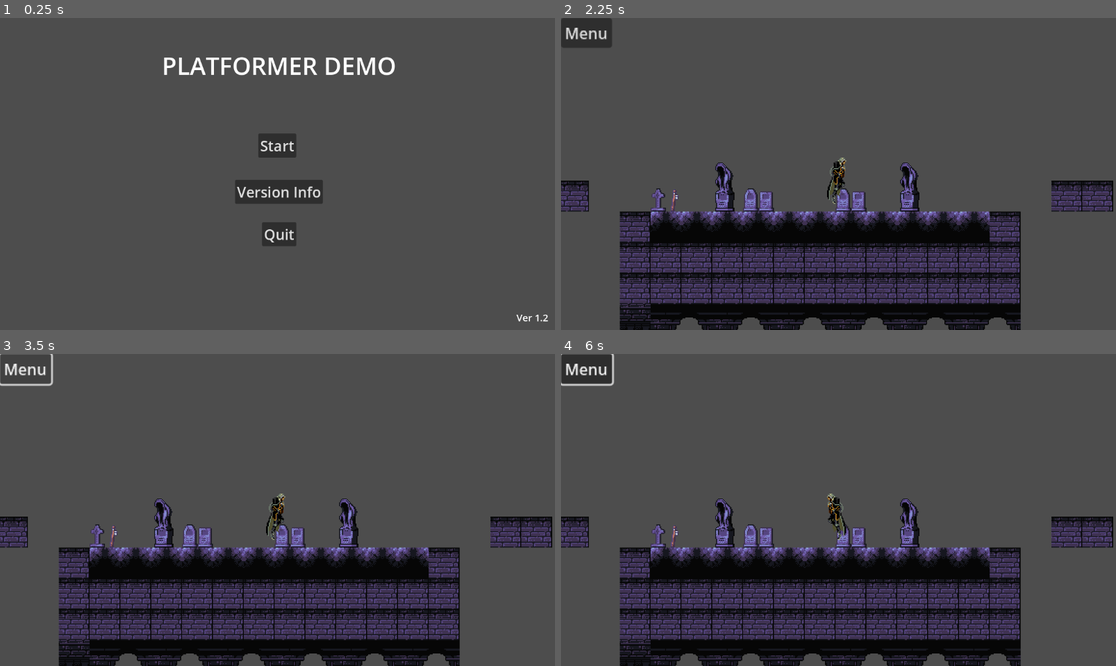
Above: before the commit, frames 1-4 (two rows, left to right).
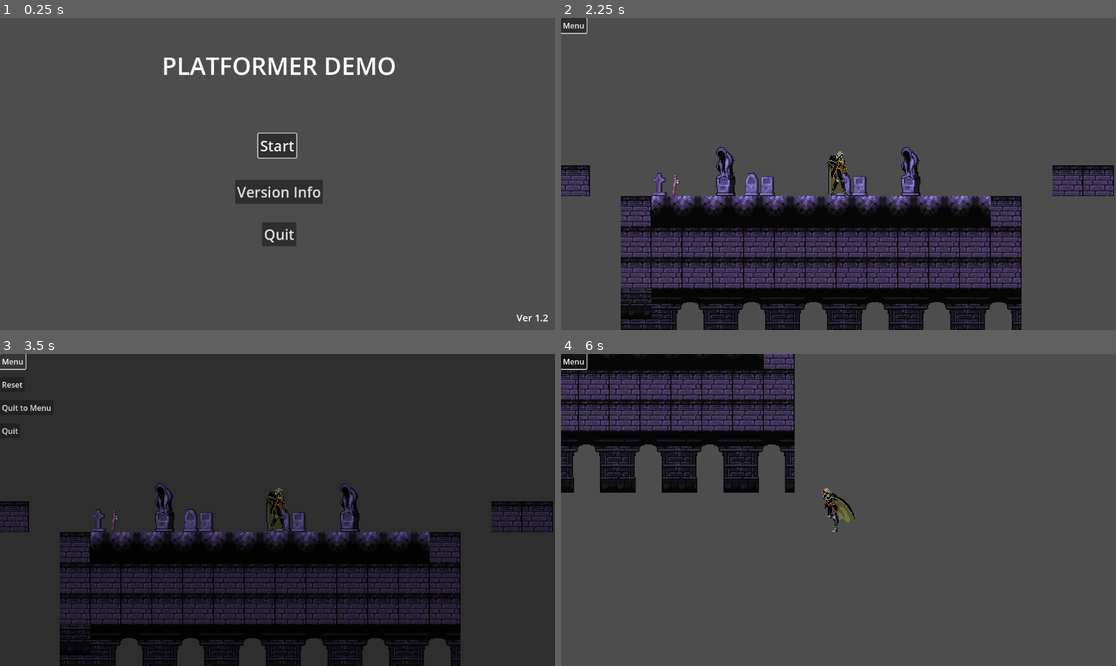
Above: after the commit, the same moments.

Repository: Calynixion/Gamedev
Game: Godot game, scene res://menu.tscn
The game is run twice, just before and just after one commit, with the same random seed, the same clock (stepped at 60 frames per second) and the same inputs.
Inputs (mouse positions are in pixels of both pictures, inside the frame that each line leads up to):
- Up to frame 1 (0.25 s): no input
- Up to frame 2 (2.25 s): click "Version Info" at 0.5 s; click "Back" at 1.25 s; click "Start" at 2 s
- Up to frame 3 (3.5 s): click "Menu" at 2.75 s
- Up to frame 4 (6 s): click (572, 385) at 3.5 s, where only the run after the commit has a clickable "Reset"; hold Right (move_right) 4.28-5.78 s; hold Left (move_left) from 5.78 s (still down)

The runs differ from the first frame. In frame 1, 0.1% of the frame differs, in the area x 46-54%, y 36-46%; in frame 2, 26%; in frame 3, 88%, in the area x 0-100%, y 0-100%; in frame 4, 45%.
Error before the commit: Invalid access to property or key 'current_animation' on a base object of type 'AnimatedSprite2D'. (res://player.gd:102)

Commit message:
Platformer Demo update to 1.2

Diff:
--- /dev/null
+++ b/projects/Platforrmer Demo Src/in_game_ui.gd
@@ -0,0 +1,40 @@
+extends Control
+
+var active = false
+
+func _ready():
+	$menu.grab_focus()
+
+func _on_menu_pressed():
+	if active == true:
+		active = false
+		$menu.grab_focus()
+	else:
+		active = true
+
+
+
+
+func _process(_delta):
+	if active == false:
+		$reset.hide()
+		$tint.hide()
+		$quit.hide()
+		$exit.hide()
+	if active == true:
+		$reset.show()
+		$tint.show()
+		$quit.show()
+		$exit.show()
+
+
+func _on_reset_pressed():
+	get_tree().reload_current_scene()
+
+
+func _on_quit_pressed():
+	get_tree().quit()
+
+
+func _on_exit_pressed():
+	get_tree().change_scene_to_file("res://menu.tscn")
--- a/projects/Platforrmer Demo Src/in_game_ui.tscn
+++ b/projects/Platforrmer Demo Src/in_game_ui.tscn
@@ -1,15 +1,58 @@
-[gd_scene format=3 uid="uid://c8xotji0tcgye"]
+[gd_scene load_steps=2 format=3 uid="uid://c8xotji0tcgye"]
+
+[ext_resource type="Script" path="res://in_game_ui.gd" id="1_ilynv"]
 
 [node name="in_game_ui" type="Control"]
 layout_mode = 3
-anchors_preset = 15
-anchor_right = 1.0
-anchor_bottom = 1.0
+anchor_right = 0.5
+anchor_bottom = 0.5
+offset_right = 576.0
+offset_bottom = 324.0
 grow_horizontal = 2
 grow_vertical = 2
+scale = Vector2(0.5, 0.5)
+script = ExtResource("1_ilynv")
 
-[node name="Button" type="Button" parent="."]
+[node name="tint" type="ColorRect" parent="."]
+layout_mode = 0
+offset_right = 1152.0
+offset_bottom = 656.0
+color = Color(0, 0, 0, 0.392157)
+
+[node name="reset" type="Button" parent="."]
+layout_mode = 0
+offset_top = 48.0
+offset_right = 38.0
+offset_bottom = 79.0
+focus_neighbor_top = NodePath("../menu")
+focus_neighbor_bottom = NodePath("../exit")
+text = "Reset"
+
+[node name="quit" type="Button" parent="."]
+layout_mode = 0
+offset_top = 144.0
+offset_right = 42.0
+offset_bottom = 175.0
+focus_neighbor_top = NodePath("../exit")
+text = "Quit"
+
+[node name="exit" type="Button" parent="."]
+layout_mode = 0
+offset_top = 96.0
+offset_right = 111.0
+offset_bottom = 127.0
+focus_neighbor_top = NodePath("../reset")
+focus_neighbor_bottom = NodePath("../quit")
+text = "Quit to Menu"
+
+[node name="menu" type="Button" parent="."]
 layout_mode = 0
 offset_right = 8.0
 offset_bottom = 8.0
+focus_neighbor_bottom = NodePath("../reset")
 text = "Menu"
+
+[connection signal="pressed" from="reset" to="." method="_on_reset_pressed"]
+[connection signal="pressed" from="quit" to="." method="_on_quit_pressed"]
+[connection signal="pressed" from="exit" to="." method="_on_exit_pressed"]
+[connection signal="pressed" from="menu" to="." method="_on_menu_pressed"]
--- a/projects/Platforrmer Demo Src/info.gd
+++ b/projects/Platforrmer Demo Src/info.gd
@@ -1,4 +1,6 @@
 extends Node2D
 
-func _on_button_pressed():
+func _ready():
+	$back.grab_focus()
+func _on_back_pressed():
 	get_tree().change_scene_to_file("res://menu.tscn")
--- a/projects/Platforrmer Demo Src/info.tscn
+++ b/projects/Platforrmer Demo Src/info.tscn
@@ -19,7 +19,7 @@
 Changed map and map tileset
 "
 
-[node name="Button" type="Button" parent="."]
+[node name="back" type="Button" parent="."]
 offset_left = 472.0
 offset_top = 504.0
 offset_right = 549.0
@@ -27,4 +27,4 @@
 theme_override_font_sizes/font_size = 30
 text = "Back"
 
-[connection signal="pressed" from="Button" to="." method="_on_button_pressed"]
+[connection signal="pressed" from="back" to="." method="_on_back_pressed"]
--- a/projects/Platforrmer Demo Src/main.tscn
+++ b/projects/Platforrmer Demo Src/main.tscn
@@ -1267,15 +1267,14 @@
 layer_0/tile_data = PackedInt32Array(131066, 65538, 7, 131067, 65538, 7, 131068, 65538, 7, 131069, 65538, 7, 131070, 65 …(1513 unchanged characters)…
 
 [node name="player" parent="." instance=ExtResource("1_2me8x")]
-position = Vector2(0, 0)
+position = Vector2(1, 5)
 metadata/_edit_group_ = true
 
 [node name="in_game_ui" parent="player" instance=ExtResource("5_fau4a")]
-offset_left = -286.0
-offset_top = -169.0
-offset_right = -286.0
-offset_bottom = -169.0
+offset_left = -288.0
+offset_top = -162.0
+offset_right = -288.0
+offset_bottom = -162.0
 
 [node name="Camera2D" type="Camera2D" parent="player"]
-position = Vector2(2, -7)
 zoom = Vector2(2, 2)
--- a/projects/Platforrmer Demo Src/menu.gd
+++ b/projects/Platforrmer Demo Src/menu.gd
@@ -1,5 +1,7 @@
 extends Node2D
 
+func _ready():
+	$Start.grab_focus()
 func _on_start_pressed():
 	get_tree().change_scene_to_file("res://main.tscn")
 
--- a/projects/Platforrmer Demo Src/menu.tscn
+++ b/projects/Platforrmer Demo Src/menu.tscn
@@ -10,6 +10,7 @@
 offset_top = 240.0
 offset_right = 615.0
 offset_bottom = 290.0
+focus_neighbor_bottom = NodePath("../Version")
 theme_override_font_sizes/font_size = 30
 text = "Start"
 
@@ -18,6 +19,7 @@
 offset_top = 424.0
 offset_right = 615.0
 offset_bottom = 474.0
+focus_neighbor_top = NodePath("../Version")
 theme_override_font_sizes/font_size = 30
 text = "Quit"
 
@@ -26,6 +28,8 @@
 offset_top = 336.0
 offset_right = 670.0
 offset_bottom = 386.0
+focus_neighbor_top = NodePath("../Start")
+focus_neighbor_bottom = NodePath("../Quit")
 theme_override_font_sizes/font_size = 30
 text = "Version Info"
 
--- /dev/null
+++ b/projects/Platforrmer Demo Src/menu_ex.gd
@@ -0,0 +1,11 @@
+extends Button
+
+
+# Called when the node enters the scene tree for the first time.
+func _ready():
+	pass # Replace with function body.
+
+
+# Called every frame. 'delta' is the elapsed time since the previous frame.
+func _process(delta):
+	pass
--- a/projects/Platforrmer Demo Src/player.gd
+++ b/projects/Platforrmer Demo Src/player.gd
@@ -1,12 +1,12 @@
 extends CharacterBody2D
-#todo: fix coyote time, add dash+wall jump, set animations
+#todo: add dash+wall jump, set animations
 
 #init variables
-@export var maxSpeed = 210
-@export var accel = 30
-@export var deccel = 40
+@export var maxSpeed = 200
+@export var accel = 1500
+@export var deccel = 2000
 
-@export var gravity = 20
+#@export var gravity = 20
 @export var fallSpeed = 600
 
 @export var jumpForce = -425
@@ -16,110 +16,67 @@
 
 @export var d_jumps = 1
 
+@onready var animated_sprite = $player_sprite
+
 var d_jump_count = 1
 var has_jumped = false
 var coyoteTimer = 0
+var gravity = ProjectSettings.get_setting("physics/2d/default_gravity")
 
-#builtin physics function, updates 60 times per second
-func _physics_process(_delta):
-
+func reset():
 	#reset jumps and timers
 	if is_on_floor():
 		d_jump_count = 0
 		coyoteTimer = 0
 		has_jumped = false
-
-	#apply gravity and set fall speed cap. Handle Variable jump timer and cap at max. Handle Coyoyte time
-	if !is_on_floor():
+func apply_gravity(delta):
+	#apply gravity and set fall speed cap. Handle Coyote timer
+	if not is_on_floor():
 		coyoteTimer += 1
-		velocity.y += gravity
+		velocity.y += gravity * delta
 		if velocity.y > fallSpeed:
 			velocity.y = fallSpeed
-
+func handle_jump():
 	#main jump + coyoteTime
 	if Input.is_action_just_pressed("jump") && (is_on_floor() or coyoteTimer <= coyoteTime) && has_jumped == false:
 		velocity.y = jumpForce
 		has_jumped = true
-
+	elif Input.is_action_just_released("jump") && !is_on_floor():
+		velocity.y = velocity.y * v_jump_min
 	#double jump
 	if Input.is_action_just_pressed("jump") && !is_on_floor() && coyoteTimer > coyoteTime:
 		if d_jump_count <= (d_jumps - 1):
 			velocity.y = d_jumpForce
 			d_jump_count += 1
+func handle_accel(axis, delta):
+	if axis != 0:
+		velocity.x = move_toward(velocity.x, maxSpeed * axis, accel * delta)
+	if axis < 0:
+		$player_sprite.flip_h = true
+func handle_deccel(axis, delta):
+	if axis == 0:
+		velocity.x = move_toward(velocity.x, 0, deccel * delta)
+func handle_animations(axis):
+	if axis > 0:
+		$player_sprite.flip_h = false
+	if axis < 0:
+		$player_sprite.flip_h = true
+	if axis == 0 && is_on_floor() == true:
+		$player_sprite.animation = "idle"
+	if (axis > 0 or axis < 0) && is_on_floor():
+		$player_sprite.animation = "walk"
+	$player_sprite.play()
 
-
-	#variable jump,
-	if Input.is_action_just_released("jump") && !is_on_floor():
-		velocity.y = velocity.y * v_jump_min
-		velocity.y += gravity
-		if velocity.y > fallSpeed:
-			velocity.y = fallSpeed
-
-	#Basic L and R below, commented out
-	#var h_direction = Input.get_axis("move_left", "move_right")
-	#velocity.x = maxSpeed * h_direction
-
-	#Main L and R
-	if Input.is_action_pressed("move_right"):
-		$player_sprite.flip_h = false
-		velocity.x += accel
-		if velocity.x >= maxSpeed:
-			velocity.x = maxSpeed
-
-	if Input.is_action_pressed("move_left"):
-		$player_sprite.flip_h = true
-		velocity.x -= accel
-		if velocity.x <= -maxSpeed:
-			velocity.x = -maxSpeed
-
-	#set deccelaration
-	if not Input.is_action_pressed("move_left") && velocity.x < 0:
-		velocity.x += deccel
-		if velocity.x > 0:
-			velocity.x = 0
-	if not Input.is_action_pressed("move_right") && velocity.x > 0:
-		velocity.x -= deccel
-		if velocity.x < 0:
-			velocity.x = 0
-
-	#Make character stand still
-	if velocity.x < 4 && velocity.x > -4 && not Input.is_action_pressed("move_left") && not Input.is_action_pressed("move_right"):
-		velocity.x = 0
-
-	#handle graphics
-
-	#ground idle
-	if is_on_floor() && not Input.is_action_pressed("move_left") && not Input.is_action_pressed("move_right"):
-		$player_sprite.animation = "idle"
-
-	#ground L and R
-	if Input.is_action_pressed("move_left") && is_on_floor():
-		$player_sprite.animation = "walk"
-	if Input.is_action_pressed("move_right") && is_on_floor():
-		$player_sprite.animation = "walk"
-
-	#jump + fall + d_jump
-	if !is_on_floor() && velocity.y > 0 && $player_sprite.current_animation != "fall":
-		$player_sprite.animation = "fall"
-	if !is_on_floor() && velocity.y <= 0 && $player_sprite.current_animation != "jump":
-		$player_sprite.animation = "jump"
-
-
-
-
-
-
-
-
-
-
-
-
-	#play animations only if a looping animation is active
-	if $player_sprite.animation != "jump" or "fall":
-		$player_sprite.play()
-
-	#apply changes and report values for debugging
+#builtin physics function, updates 60 times per second
+func _physics_process(delta):
+	reset()
+	apply_gravity(delta)
+	handle_jump()
+	var Input_axis = Input.get_axis("move_left", "move_right")
+	handle_accel(Input_axis, delta)
+	handle_deccel(Input_axis, delta)
+	handle_animations(Input_axis)
+	#apply physics and report values for debugging
 	move_and_slide()
 	print("velocity = " + str(velocity))
 	print("coyote time = " + str(coyoteTimer))
--- a/projects/Platforrmer Demo Src/project.godot
+++ b/projects/Platforrmer Demo Src/project.godot
@@ -17,6 +17,17 @@
 
 [input]
 
+ui_accept={
+"deadzone": 0.5,
+"events": [Object(InputEventKey,"resource_local_to_scene":false,"resource_name":"","device":0,"window_id":0,"alt_pressed":false,"shift_pressed":false,"ctrl_pressed":false,"meta_pressed":false,"pressed":false,"keycode":4194309,"physical_keycode":0,"key_label":0,"unicode":0,"echo":false,"script":null)
+, Object(InputEventKey,"resource_local_to_scene":false,"resource_name":"","device":0,"window_id":0,"alt_pressed":false,"shift_pressed":false,"ctrl_pressed":false,"meta_pressed":false,"pressed":false,"keycode":4194310,"physical_keycode":0,"key_label":0,"unicode":0,"echo":false,"script":null)
+, Object(InputEventJoypadButton,"resource_local_to_scene":false,"resource_name":"","device":-1,"button_index":6,"pressure":0.0,"pressed":true,"script":null)
+]
+}
+ui_select={
+"deadzone": 0.5,
+"events": []
+}
 move_left={
 "deadzone": 0.5,
 "events": [Object(InputEventKey,"resource_local_to_scene":false,"resource_name":"","device":-1,"window_id":0,"alt_press …(182 unchanged characters)…
@@ -37,6 +48,12 @@
 , Object(InputEventJoypadButton,"resource_local_to_scene":false,"resource_name":"","device":-1,"button_index":1,"pressure":0.0,"pressed":true,"script":null)
 ]
 }
+start={
+"deadzone": 0.5,
+"events": [Object(InputEventJoypadButton,"resource_local_to_scene":false,"resource_name":"","device":-1,"button_index":6,"pressure":0.0,"pressed":true,"script":null)
+, Object(InputEventKey,"resource_local_to_scene":false,"resource_name":"","device":-1,"window_id":0,"alt_pressed":false,"shift_pressed":false,"ctrl_pressed":false,"meta_pressed":false,"pressed":false,"keycode":0,"physical_keycode":4194309,"key_label":0,"unicode":0,"echo":false,"script":null)
+]
+}
 
 [rendering]
 
Not shown, changed: projects/Platforrmer Demo Src/Platformer Demo.pck
Not shown, added: releases/Platformer Demo 1.2/Platformer Demo.exe
Not shown, added: releases/Platformer Demo 1.2/Platformer Demo.pck
